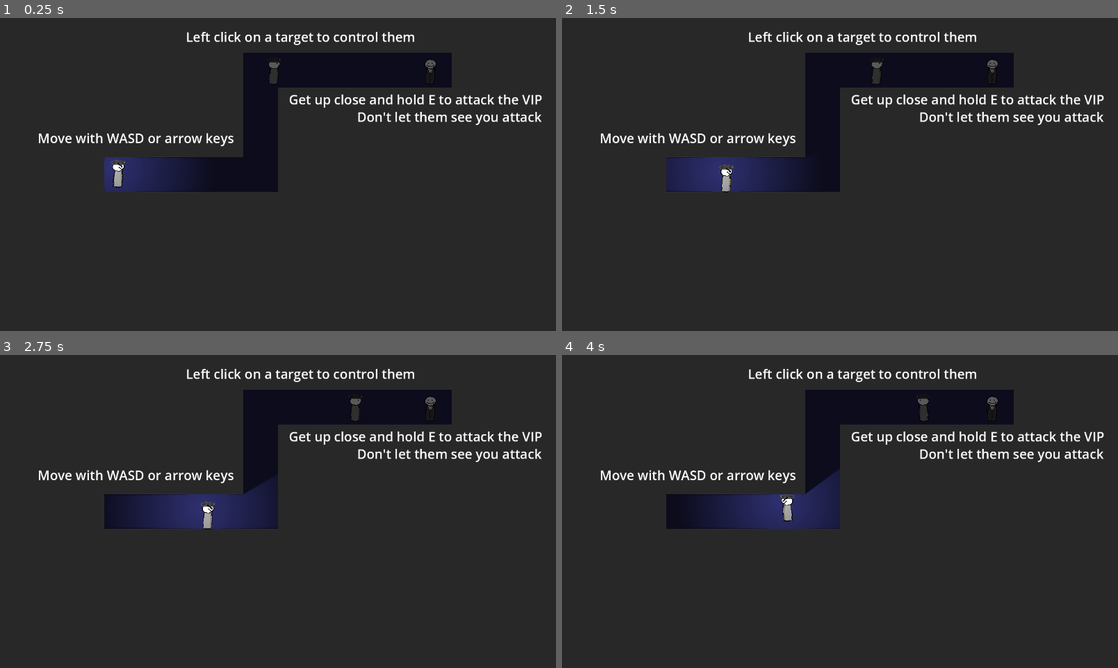
Above: before the commit, frames 1-4 (two rows, left to right).
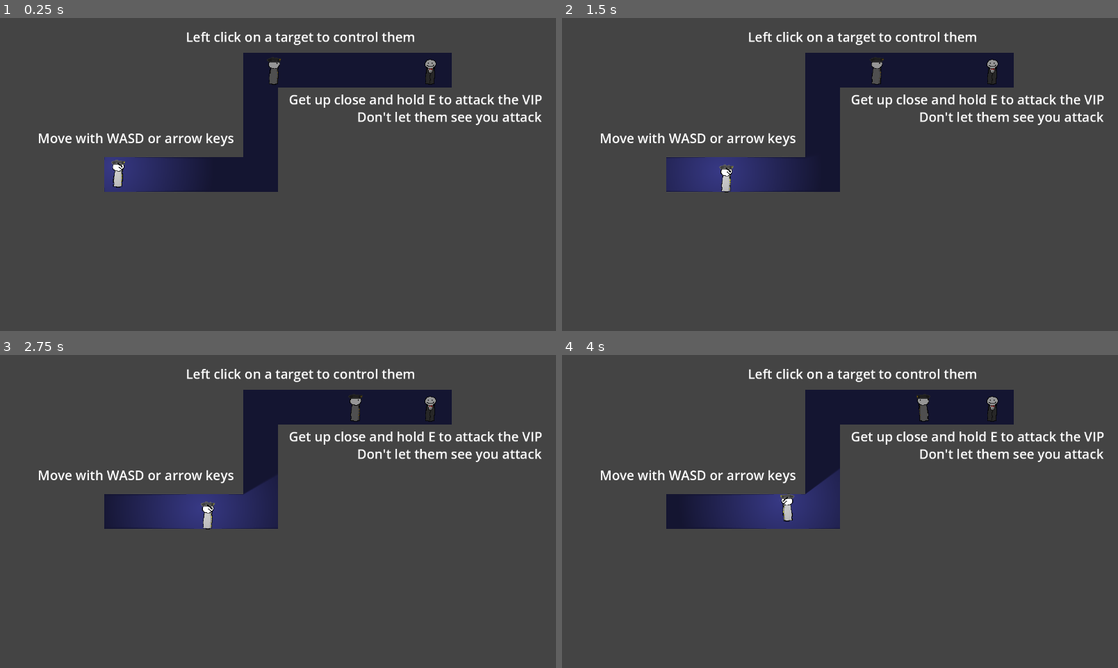
Above: after the commit, the same moments.

Repository: RainbowAsteroids/nowhere-safe
Game: Godot game, scene res://world/worlds/0.tscn
The game is run twice, just before and just after one commit, with the same random seed, the same clock (stepped at 60 frames per second) and the same inputs.
Inputs (mouse positions are in pixels of both pictures, inside the frame that each line leads up to):
- Up to frame 1 (0.25 s): no input
- Up to frame 2 (1.5 s): tap A (move_left) at 0.5, 1.25 s; move the mouse to (678, 174) at 0.52 s; hold D (move_right) 0.53-1.28 s; click (678, 174) at 0.6 s; move the mouse to (867, 71) at 1.27 s; hold S (move_down) from 1.28 s (still down); right-click (867, 71) at 1.35 s
- Up to frame 3 (2.75 s): click (305, 408) at 1.55 s; tap A (move_left) at 2 s; move the mouse to (333, 442) at 2.02 s; release S (move_down) at 2.03 s; hold D (move_right) from 2.03 s (still down); click (333, 442) at 2.1 s
- Up to frame 4 (4 s): tap A (move_left) at 2.75, 3.5 s; move the mouse to (812, 574) at 2.77 s; release D (move_right) at 2.78 s; hold W (move_up) 2.78-3.53 s; click (812, 574) at 2.85 s; move the mouse to (1006, 558) at 3.52 s; hold A (move_left) from 3.53 s (still down); hold Right mouse button (attack) from 3.53 s (still down); click (1006, 558) at 3.8 s

The runs differ from the first frame. In frame 1, 89% of the frame differs, in the area x 0-100%, y 0-100%; in frame 2, 89%; in frame 3, 89%; in frame 4, 89%.

Commit message:
Added suspicious light

Diff:
--- a/civilian/civilian.gd
+++ b/civilian/civilian.gd
@@ -42,6 +42,7 @@
 
 @export var target_light: PointLight2D
 @export var controlled_light: PointLight2D
+@export var suspicious_light: PointLight2D
 
 var state := State.Default:
 	set(v):
@@ -50,6 +51,7 @@
 				suspicion_clock = 0.0
 				suspicious_timer.stop()
 				bang_sprite.visible = false
+				suspicious_light.visible = false
 			State.Stunned:
 				interro_sprite.visible = false
 			State.Confused:
@@ -69,6 +71,7 @@
 				interro_sprite.visible = true
 			State.Suspicious:
 				bang_sprite.visible = true
+				suspicious_light.visible = true
 			State.Controlled:
 				controlled_light.visible = true
 			_:
@@ -76,10 +79,7 @@
 
 		state = v
 
-var hover := false:
-	set(v):
-		hover = v
-		target_light.visible = hover
+var hover := false
 
 var near_target := false
 
--- a/civilian/civilian.tscn
+++ b/civilian/civilian.tscn
@@ -92,7 +92,19 @@
 fill_from = Vector2(0.470085, 0.465812)
 fill_to = Vector2(0.816239, 0.773504)
 
-[node name="Civilian" type="PathFollow2D" node_paths=PackedStringArray("body", "nav_agent", "uncontrolled_sprite", "controlled_sprite", "bang_sprite", "interro_sprite", "stun_timer", "suspicious_timer", "target_light", "controlled_light") groups=["civilian"]]
+[sub_resource type="Gradient" id="Gradient_86m0g"]
+offsets = PackedFloat32Array(0.268852, 1)
+colors = PackedColorArray(1, 0.16, 0.16, 1, 0, 0, 0, 1)
+
+[sub_resource type="GradientTexture2D" id="GradientTexture2D_jw6lu"]
+gradient = SubResource("Gradient_86m0g")
+width = 196
+height = 196
+fill = 1
+fill_from = Vector2(0.470085, 0.465812)
+fill_to = Vector2(0.901709, 0.850427)
+
+[node name="Civilian" type="PathFollow2D" node_paths=PackedStringArray("body", "nav_agent", "uncontrolled_sprite", "controlled_sprite", "bang_sprite", "interro_sprite", "stun_timer", "suspicious_timer", "target_light", "controlled_light", "suspicious_light") groups=["civilian"]]
 rotates = false
 script = ExtResource("1_kqpa8")
 body = NodePath("CharacterBody2D")
@@ -105,6 +117,7 @@
 suspicious_timer = NodePath("SuspiciousTimer")
 target_light = NodePath("CharacterBody2D/TargetLight")
 controlled_light = NodePath("CharacterBody2D/ControlledLight")
+suspicious_light = NodePath("CharacterBody2D/SuspiciousLight")
 
 [node name="CharacterBody2D" type="CharacterBody2D" parent="."]
 input_pickable = true
@@ -155,6 +168,12 @@
 shadow_filter = 2
 texture = SubResource("GradientTexture2D_d2453")
 
+[node name="SuspiciousLight" type="PointLight2D" parent="CharacterBody2D"]
+visible = false
+shadow_enabled = true
+shadow_filter = 2
+texture = SubResource("GradientTexture2D_jw6lu")
+
 [node name="StunTimer" type="Timer" parent="."]
 wait_time = 3.0
 one_shot = true
--- a/world/CharacterController.gd
+++ b/world/CharacterController.gd
@@ -97,6 +97,24 @@
 		target.attacked = false
 		charge_attack_clock = 0.0
 
+	var control_targets = get_tree().get_nodes_in_group("civilian") \
+			.filter(func(node): return node.hover)
+
+	for control_target in control_targets:
+		if control_target is Civilian:
+			var space_state = get_world_2d().direct_space_state
+			var query = PhysicsRayQueryParameters2D.create(
+				controlled.body.global_position,
+				control_target.body.global_position,
+				mega_mask, # default parameter
+				[controlled.body.get_rid()]
+			)
+			var result = space_state.intersect_ray(query)
+
+			control_target.target_light.visible = \
+				result != {} and result["collider"] == control_target.body
+
+
 func _physics_process(delta):
 	var body = controlled.body
 	var acceleration = Vector2.ZERO
--- a/world/world.tscn
+++ b/world/world.tscn
@@ -229,7 +229,7 @@
 text = "Main Menu"
 
 [node name="CanvasModulate" type="CanvasModulate" parent="."]
-color = Color(0.34902, 0.34902, 0.34902, 1)
+color = Color(0.588235, 0.588235, 0.588235, 1)
 
 [node name="background" type="Sprite2D" parent="."]
 modulate = Color(0.137255, 0.141176, 0.329412, 1)
Not shown: 1 places in civilian/civilian.tscn that only renumber resources
